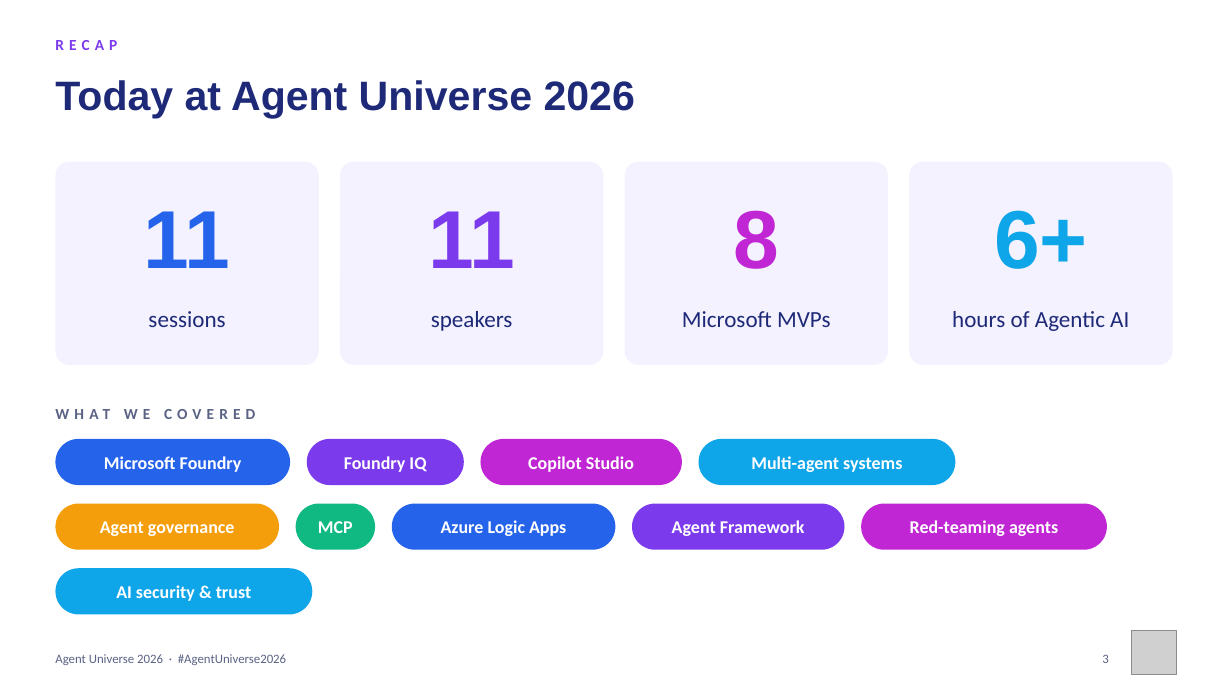
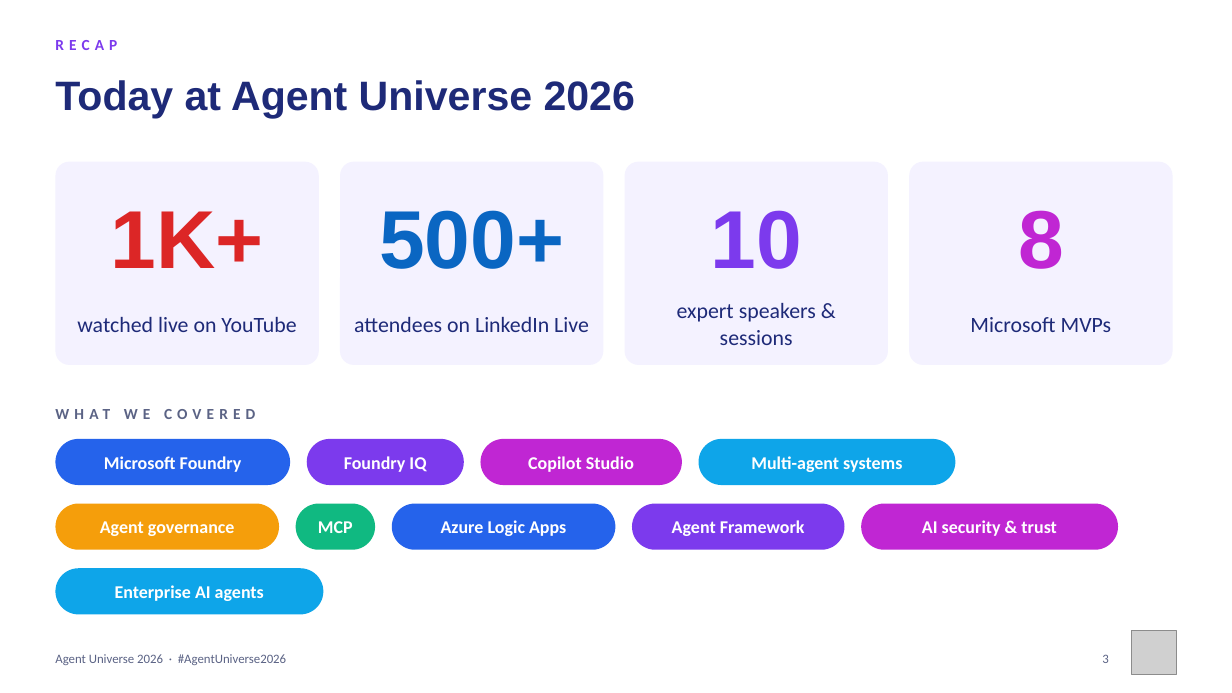
Before and after one commit to prathapm14/agent-universe-2026, a slide deck: slide 3 of slides/agent-universe-2026-closing.pptx. Drawn at 1232x693 pixels with LibreOffice and Linux fonts; fonts in the diff are those of the drawing; grey boxes stand for pictures; background and template pictures are left out. Boxes give left, top, right and bottom in pixels: in the first picture for what was removed or moved away, otherwise in the second. Text is boxed around its words. In the diff, an @@ line names an element or a change of style, - is before the commit and + after.

```diff
--- a/slides/agent-universe-2026-closing.pptx
+++ b/slides/agent-universe-2026-closing.pptx
@@ text at <box>111,211,264,268</box>: text changed; text colour #2563EB to #DC2626 @@
-11
+1K+
@@ text at <box>379,210,564,269</box>: text changed; text colour #7C3AED to #0A66C2 @@
-11
+500+
@@ text at <box>711,210,802,269</box>: text changed; text colour #C026D3 to #7C3AED @@
-8
+10
@@ text at <box>1018,210,1064,269</box>: text changed; text colour #0EA5E9 to #C026D3 @@
-6+
+8
@@ text "Microsoft MVPs": place and size @@
-text "Microsoft MVPs" at <box>682,311,830,327</box>
+text "Microsoft MVPs" at <box>970,317,1112,332</box>
@@ text "Microsoft MVPs" at <box>970,317,1112,332</box>: size 18 to 17 pt @@
@@ text at <box>77,317,296,332</box>: text changed; size 18 to 17 pt @@
-sessions
+watched live on YouTube
@@ text at <box>354,317,589,332</box>: text changed; size 18 to 17 pt @@
-speakers
+attendees on LinkedIn Live
@@ text added at <box>677,303,816,345</box>, 17 pt, text #1E2A78 @@
+expert speakers & sessions
@@ text removed at <box>952,311,1129,331</box> @@
-hours of Agentic AI
@@ rounded rectangle: place and size @@
-rounded rectangle at <box>861,504,1107,550</box>
+rounded rectangle at <box>861,504,1118,550</box>
@@ text at <box>922,520,1056,536</box>: text changed @@
-Red-teaming agents
+AI security & trust
@@ rounded rectangle: place and size @@
-rounded rectangle at <box>55,568,312,615</box>
+rounded rectangle at <box>55,568,323,615</box>
@@ text at <box>115,585,264,601</box>: text changed @@
-AI security & trust
+Enterprise AI agents
```
Also in this commit, not shown: 5 other slides changed, 2 slides added, 1 other file.
